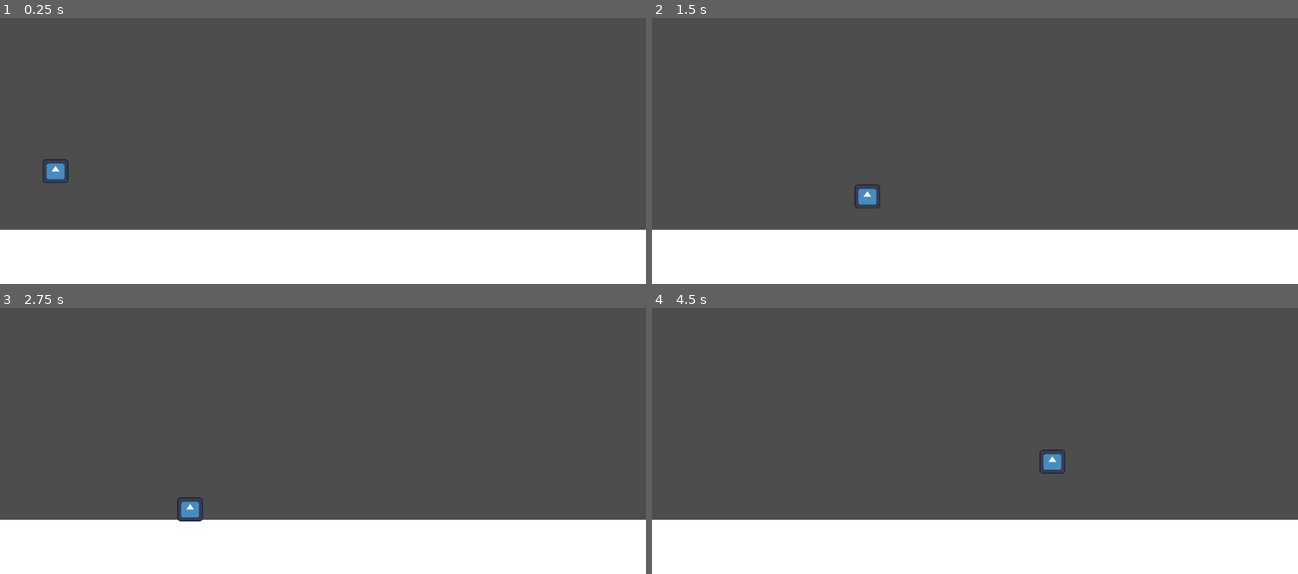
Above: before the commit, frames 1-4 (two rows, left to right).
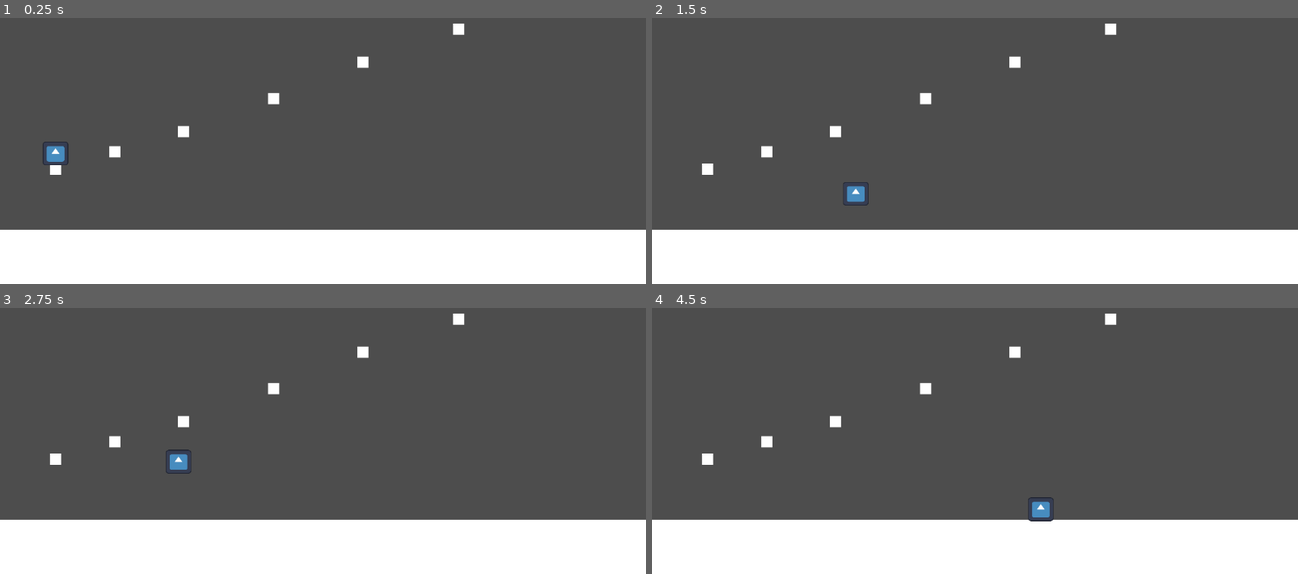
Above: after the commit, the same moments.

Repository: AgeOfCheese/ultimatecountdown
Game: Godot game, scene res://scenes/level.tscn
Two runs of this game, one before a commit and one after it. Both use one fixed random seed, a clock stepped at 60 frames per second and the inputs below. The engine's default icon, where the game draws it, is replaced by a stand-in: a white triangle on a blue panel in a dark square.
Inputs (mouse positions are in pixels of both pictures, inside the frame that each line leads up to):
- Up to frame 1 (0.25 s): no input
- Up to frame 2 (1.5 s): move the mouse to (1117, 84) at 0.52 s; hold Right (right) from 0.53 s (still down); tap C (crouch, bound only after the commit) at 0.6 s; click (1117, 84) at 0.67 s; tap Z (up) at 0.77, 0.8, 1.07, 1.35 s; move the mouse to (845, 121) at 1.27 s
- Up to frame 3 (2.75 s): tap Z (up) at 1.52, 1.82, 2.3 s; tap C (crouch, bound only after the commit) at 1.55, 2.1 s; move the mouse to (387, 313) at 2.02 s; release Right (right) at 2.03 s; hold Left (left) from 2.03 s (still down)
- Up to frame 4 (4.5 s): move the mouse to (942, 464) at 2.77 s; release Left (left) at 2.78 s; hold Right (right) 2.78-4.28 s; tap C (crouch, bound only after the commit) at 2.85, 4.35 s; click (942, 464) at 2.92 s; tap Z (up) at 3.02, 3.32, 3.6, 3.77, 4.07 s; move the mouse to (1168, 446) at 3.52 s; move the mouse to (781, 337) at 4.27 s; hold Left (left) from 4.28 s (still down)

The runs differ from the first frame. In frame 1, 0.8% of the frame differs, in the area x 6-72%, y 2-63%; in frame 2, 0.8%; in frame 3, 1.0%; in frame 4, 1.0%, in the area x 7-72%, y 2-81%.

Commit message:
implemented most of player movement (wall jump, crouch, slide) added round manager methods

Diff:
--- a/countdown/project.godot
+++ b/countdown/project.godot
@@ -14,6 +14,14 @@
 run/main_scene="uid://d2cfsshc6aqj8"
 config/features=PackedStringArray("4.7", "GL Compatibility")
 config/icon="res://icon.svg"
+
+[autoload]
+
+RoundManager="*uid://5o6vr08865fs"
+
+[global_group]
+
+players=""
 
 [input]
 
@@ -36,6 +44,11 @@
 "events": [Object(InputEventKey,"resource_local_to_scene":false,"resource_name":"","device":-1,"window_id":0,"alt_press …(195 unchanged characters)…
 ]
 }
+crouch={
+"deadzone": 0.2,
+"events": [Object(InputEventKey,"resource_local_to_scene":false,"resource_name":"","device":-1,"window_id":0,"alt_pressed":false,"shift_pressed":false,"ctrl_pressed":false,"meta_pressed":false,"pressed":false,"keycode":0,"physical_keycode":67,"key_label":0,"unicode":99,"location":0,"echo":false,"script":null)
+]
+}
 
 [physics]
 
--- a/countdown/scenes/level.tscn
+++ b/countdown/scenes/level.tscn
@@ -1,6 +1,9 @@
 [gd_scene format=3 uid="uid://d2cfsshc6aqj8"]
 
 [ext_resource type="Script" uid="uid://hx3v6yu5y6di" path="res://scripts/level.gd" id="1_2q6dc"]
+[ext_resource type="PackedScene" uid="uid://b6ix67ck028v8" path="res://scenes/testing_stuff/test_object.tscn" id="2_w7c3h"]
+
+[sub_resource type="RectangleShape2D" id="RectangleShape2D_biclr"]
 
 [sub_resource type="RectangleShape2D" id="RectangleShape2D_w7c3h"]
 
@@ -17,6 +20,11 @@
 [node name="Marker2D" type="Marker2D" parent="End" unique_id=981112459]
 position = Vector2(1023, 135)
 
+[node name="EndHitbox" type="Area2D" parent="End/Marker2D" unique_id=1263425692]
+
+[node name="CollisionShape2D" type="CollisionShape2D" parent="End/Marker2D/EndHitbox" unique_id=825451531]
+shape = SubResource("RectangleShape2D_biclr")
+
 [node name="Ground" type="Node2D" parent="." unique_id=1782636052]
 
 [node name="StaticBody2D" type="StaticBody2D" parent="Ground" unique_id=242825431]
@@ -30,3 +38,23 @@
 position = Vector2(577.6, 48.94)
 scale = Vector2(57.76, 4.94)
 shape = SubResource("RectangleShape2D_w7c3h")
+
+[node name="TestObjects" type="Node2D" parent="." unique_id=969744204]
+
+[node name="TestObject" parent="TestObjects" unique_id=1850340220 instance=ExtResource("2_w7c3h")]
+position = Vector2(488, 317)
+
+[node name="TestObject4" parent="TestObjects" unique_id=1414757509 instance=ExtResource("2_w7c3h")]
+position = Vector2(99, 443)
+
+[node name="TestObject5" parent="TestObjects" unique_id=1807744727 instance=ExtResource("2_w7c3h")]
+position = Vector2(327, 376)
+
+[node name="TestObject6" parent="TestObjects" unique_id=156814615 instance=ExtResource("2_w7c3h")]
+position = Vector2(205, 412)
+
+[node name="TestObject2" parent="TestObjects" unique_id=873735236 instance=ExtResource("2_w7c3h")]
+position = Vector2(647, 252)
+
+[node name="TestObject3" parent="TestObjects" unique_id=352283714 instance=ExtResource("2_w7c3h")]
+position = Vector2(818, 193)
--- a/countdown/scenes/player.tscn
+++ b/countdown/scenes/player.tscn
@@ -5,7 +5,7 @@
 
 [sub_resource type="RectangleShape2D" id="RectangleShape2D_onrkg"]
 
-[node name="Player" type="CharacterBody2D" unique_id=618513768]
+[node name="Player" type="CharacterBody2D" unique_id=618513768 groups=["players"]]
 scale = Vector2(2.156063, 1.7945489)
 script = ExtResource("1_g2els")
 
@@ -15,3 +15,7 @@
 [node name="Sprite2D" type="Sprite2D" parent="." unique_id=247466889]
 scale = Vector2(0.16514534, 0.18515533)
 texture = ExtResource("2_qhqgy")
+
+[node name="WallJumpTimer" type="Timer" parent="." unique_id=475150290]
+wait_time = 0.25
+one_shot = true
--- /dev/null
+++ b/countdown/scenes/testing_stuff/test_object.tscn
@@ -0,0 +1,11 @@
+[gd_scene format=3 uid="uid://b6ix67ck028v8"]
+
+[sub_resource type="RectangleShape2D" id="RectangleShape2D_biclr"]
+
+[node name="TestObject" type="StaticBody2D" unique_id=1850340220]
+
+[node name="CollisionShape2D" type="CollisionShape2D" parent="." unique_id=1573954984]
+shape = SubResource("RectangleShape2D_biclr")
+
+[node name="Polygon2D" type="Polygon2D" parent="." unique_id=1278781279]
+polygon = PackedVector2Array(-10, -10, 10, -10, 10, 10, -10, 10)
--- a/countdown/scripts/level.gd
+++ b/countdown/scripts/level.gd
@@ -1,6 +1,7 @@
 extends Node2D
 
 const PLAYER = preload("uid://c8ak77dijp28l")
+@onready var end_hitbox = $End/Marker2D/EndHitbox
 
 # Called when the node enters the scene tree for the first time.
 func _ready():
@@ -8,7 +9,14 @@
 	new_player.position = $Start/Marker2D.position
 	add_child(new_player) # Replace with function body.
 
+	#connect the end hitbox to the skibidi
+	end_hitbox.connect("body_entered", player_entered_exit)
+
 
 # Called every frame. 'delta' is the elapsed time since the previous frame.
 func _process(delta):
 	pass
+
+func player_entered_exit(body):
+	if body.is_in_group("players"):
+		RoundManager.round_complete.emit()
--- a/countdown/scripts/player.gd
+++ b/countdown/scripts/player.gd
@@ -3,19 +3,46 @@
 
 const SPEED = 300.0
 const JUMP_VELOCITY = -400.0
+const CROUCH_FACTOR = 0.8
+const WALL_JUMP_FACTOR = 0.7
+const WALL_JUMP_SLIDE_FACTOR = 0.4
 
+var orig_scale: Vector2 = scale
 
+#flags
+var is_crouching = false
+
+func _ready():
+	add_to_group("players")
 func _physics_process(delta: float) -> void:
 	# Add the gravity.
 	if not is_on_floor():
-		velocity += get_gravity() * delta
+		if is_on_wall():
+			if velocity.y <= 0:
+				velocity += get_gravity() * delta
+			else:
+				velocity += get_gravity() * delta * WALL_JUMP_SLIDE_FACTOR
+		else:
+			velocity += get_gravity() * delta
+	if is_crouching: #Temporary visual but will replace with animation and scale hitbox
+		scale.y = orig_scale.y * CROUCH_FACTOR
+	else:
+		scale.y = orig_scale.y
+	# Handle jump.
+	if Input.is_action_just_pressed("up"):
+		if is_on_floor():
+			if is_crouching:
+				velocity.y = JUMP_VELOCITY * CROUCH_FACTOR
+			else:
+				velocity.y = JUMP_VELOCITY
+		if is_on_wall():
+			velocity.y = JUMP_VELOCITY * WALL_JUMP_FACTOR
+	#wall_jump
+	if is_on_wall() and $WallJumpTimer.is_stopped():
+		$WallJumpTimer.start()
 
-	# Handle jump.
-	if Input.is_action_just_pressed("up") and is_on_floor():
-		velocity.y = JUMP_VELOCITY
 
 	# Get the input direction and handle the movement/deceleration.
-	# As good practice, you should replace UI actions with custom gameplay actions.
 	var direction := Input.get_axis("left", "right")
 	if direction:
 		velocity.x = direction * SPEED
@@ -26,3 +53,10 @@
 
 func take_damage():
 	queue_free() #temp
+
+func _unhandled_input(event):
+	if Input.is_action_just_pressed("crouch"):
+		if !is_on_wall(): #check if causes issues later
+			is_crouching = true
+	if Input.is_action_just_released("crouch"):
+		is_crouching = false
--- a/countdown/scripts/round_manager.gd
+++ b/countdown/scripts/round_manager.gd
@@ -1,11 +1,40 @@
 extends Node
 
+#constants
+const PLACEMENT_SCENE_PATH = "res://scenes/placement.tscn"
+const LEVEL_SCENE_PATH = "res://scenes/level.tscn"
+#signals
+signal round_complete
+
+#variables
+var level_objects: Array[Dictionary] = []
 
 # Called when the node enters the scene tree for the first time.
 func _ready():
-	pass # Replace with function body.
+	round_complete.connect(advance_round)
 
 
 # Called every frame. 'delta' is the elapsed time since the previous frame.
 func _process(delta):
 	pass
+
+#ends the round phase, placement will have to pull objects from here as well
+func advance_round():
+	get_tree().call_deferred("change_scene_to_file", PLACEMENT_SCENE_PATH)
+
+#ends the placement phase, level will have to pull new objects from placement
+func end_placement():
+	get_tree().call_deferred("change_scene_to_file", LEVEL_SCENE_PATH)
+
+# Called by placement.tscn when a player places an item
+func add_object(object_id: String, pos: Vector2, rot: float = 0.0):
+	var new_object_data = {
+		"id": object_id,       # e.g., "spike_trap", "wood_platform"
+		"position": pos,       # Vector2(x, y)
+		"rotation": rot        # Storing rotation is usually important for UCH!
+	}
+	level_objects.append(new_object_data)
+
+# Called by level.tscn in its _ready() function to spawn everything
+func get_level_objects() -> Array[Dictionary]:
+	return level_objects
